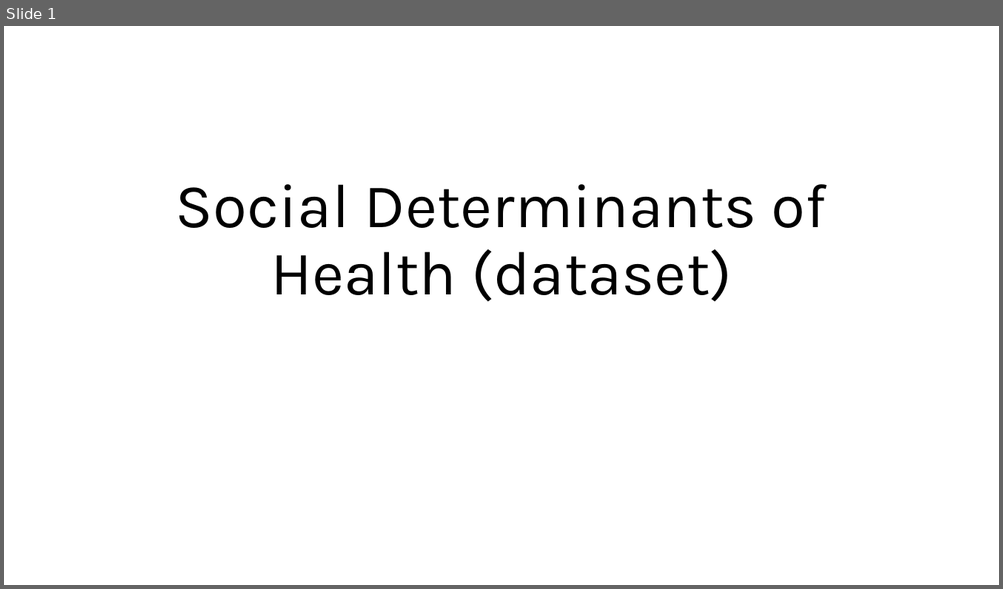
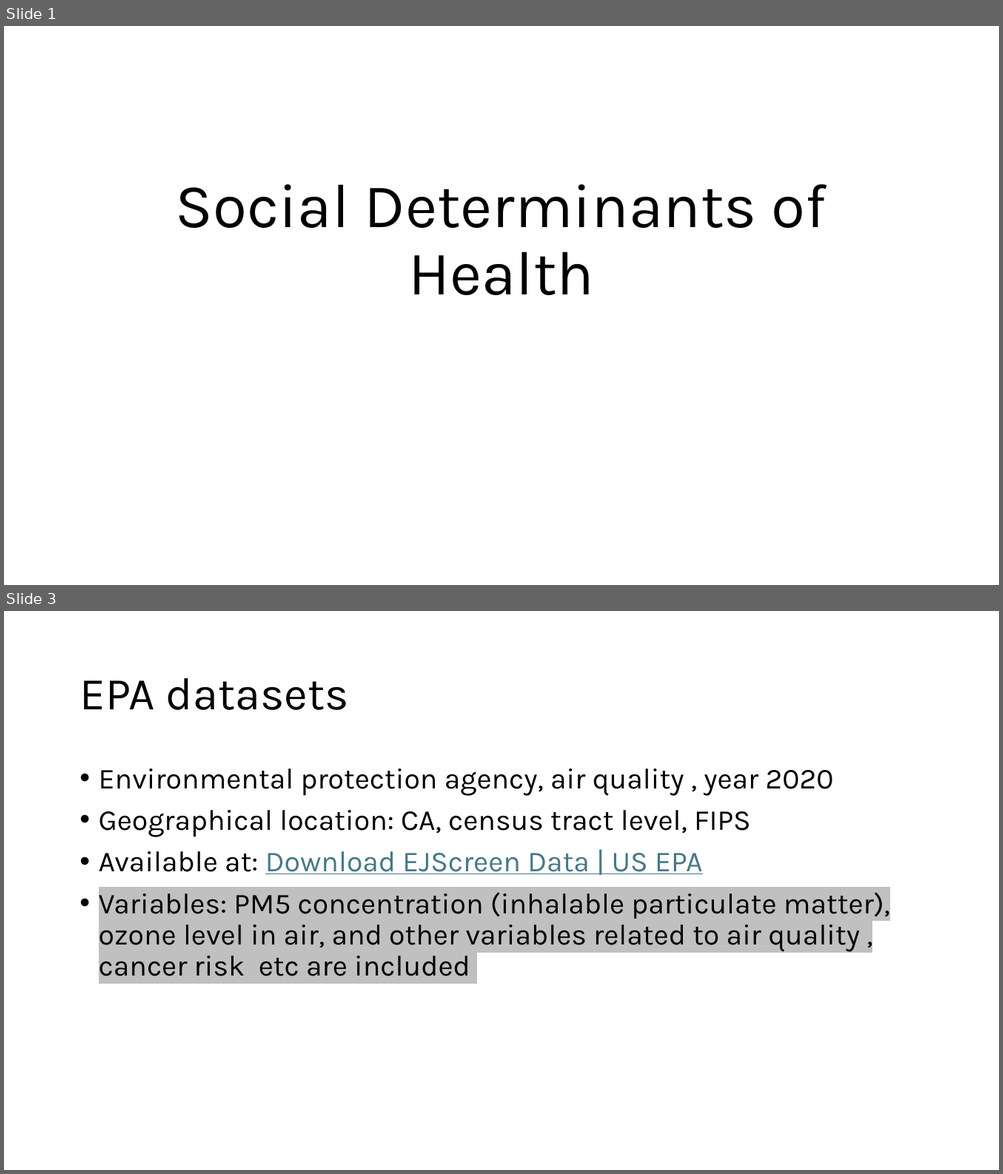
Before and after one commit to r-buch/social-covid, a slide deck: SDOH_Datasets.pptx. Shown one above the other, each under a label of ours: slide 1 before the commit, slides 1 and 3 after it; the slides between them are not shown. The pictures are 1003x589 and 1003x1174 pixels, drawn with LibreOffice and Linux fonts; fonts in the diff are those of the drawing. Boxes give left, top, right and bottom in pixels: in the first picture for what was removed or moved away, otherwise in the second. Text is boxed around its words. In the diff, an @@ line names an element or a change of style, - is before the commit and + after.

```diff
--- a/SDOH_Datasets.pptx
+++ b/SDOH_Datasets.pptx
@@ slide 3 added at [4, 611, 999, 1170], background #FFFFFF @@
@@ title added at [79, 678, 349, 710], 44 pt, text #000000 @@
+EPA datasets
@@ text added at [99, 769, 890, 977], 28 pt, text #000000 @@
+• Environmental protection agency, air quality , year 2020
+• Geographical location: CA, census tract level, FIPS
+• Available at: Download EJScreen Data | US EPA
+• Variables: PM5 concentration (inhalable particulate matter), ozone level in air, and other variables related to air quality , cancer risk etc are included
@@ slide 1 changed as well @@
@@ title at [176, 184, 827, 295]: text changed @@
-Social Determinants of Health (dataset)
+Social Determinants of Health
```
Also in this commit, not shown: 3 other slides changed, 1 other slide added, 4 slides removed.
